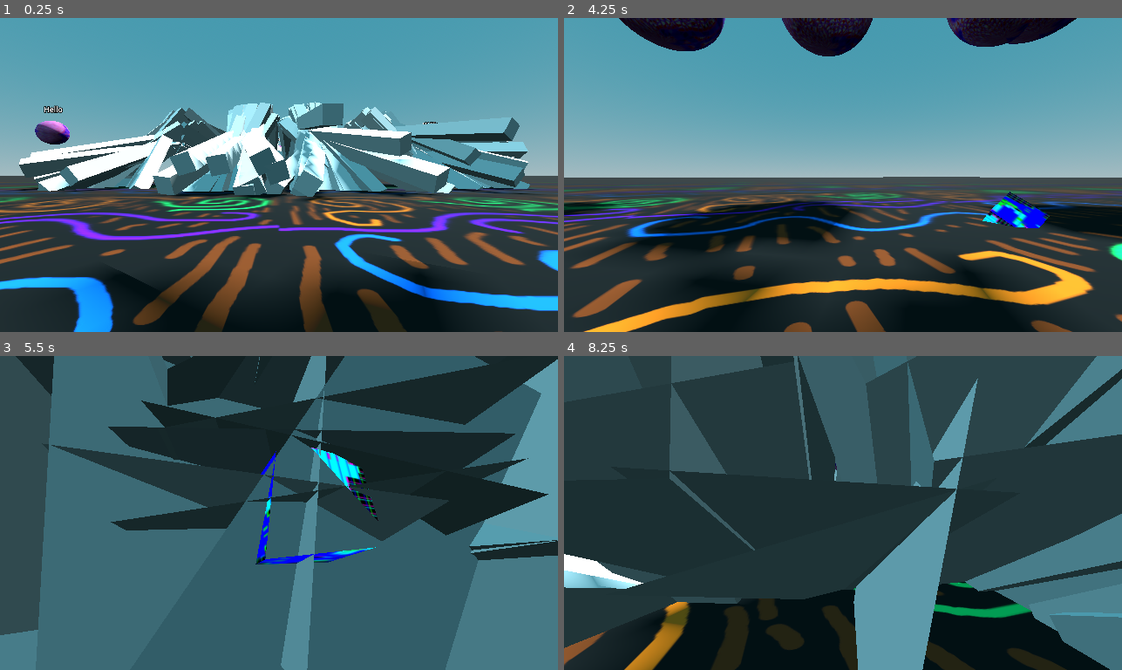
Above: before the commit, frames 1-4 (two rows, left to right).
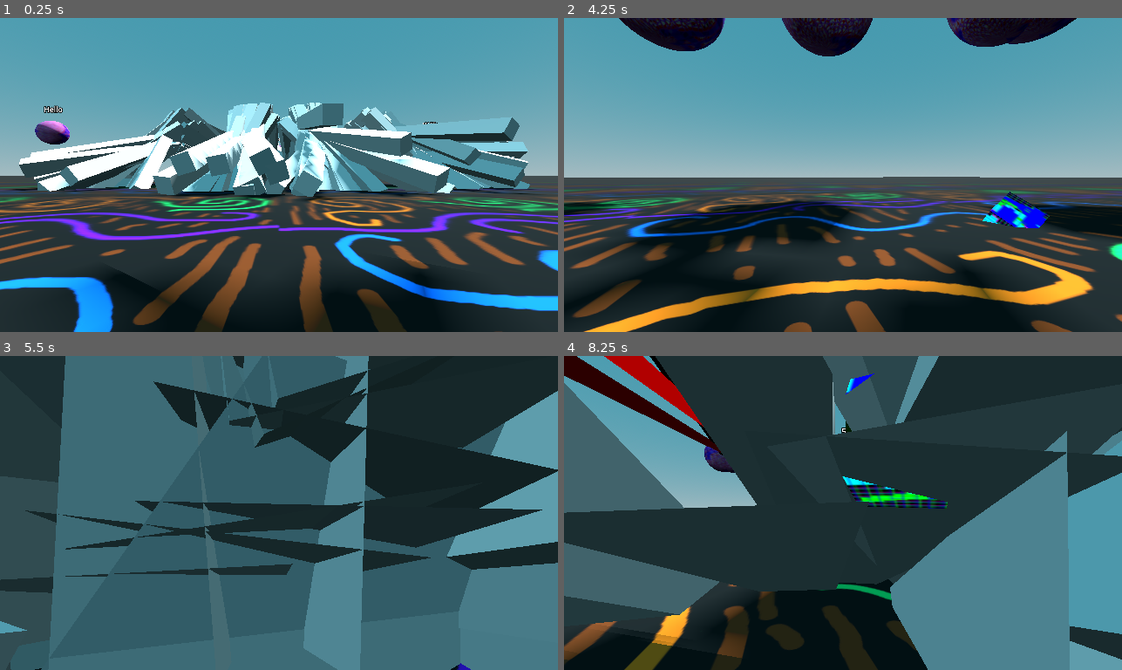
Above: after the commit, the same moments.

Repository: officialErnests/de-ai-ed
Game: Godot game, scene res://scenes/main.tscn
Two runs of this game, one before a commit and one after it. Both use one fixed random seed, a clock stepped at 60 frames per second and the inputs below.
Inputs (mouse positions are in pixels of both pictures, inside the frame that each line leads up to):
- Up to frame 1 (0.25 s): no input
- Up to frame 2 (4.25 s): tap Enter at 0.5 s; move the mouse to (870, 175) at 0.52 s; press the mouse at (870, 175) at 0.53 s; hold W (movement_forward) 0.53-1.25 s; release the mouse at (870, 175) at 1.25 s; drag from (731, 190) to (815, 237) at 1.27 s; move the mouse to (898, 105) at 2.02 s; hold D (movement_right) 2.03-2.75 s; hold Mouse wheel down (scroll_down) 2.03-2.75 s; drag from (815, 237) to (675, 127) at 2.77 s; move the mouse to (1010, 222) at 3.52 s; press the mouse at (1010, 222) at 3.53 s; hold A (movement_left) from 3.53 s (still down)
- Up to frame 3 (5.5 s): release A (movement_left) at 4.25 s; release the mouse at (446, 560) at 4.25 s; drag from (111, 465) to (195, 434) at 4.27 s; tap Space at 5 s; move the mouse to (306, 513) at 5.02 s; hold S (movement_backward) from 5.03 s (still down); hold Mouse wheel down (scroll_down) from 5.03 s (still down); click (306, 513) at 5.17 s
- Up to frame 4 (8.25 s): release S (movement_backward) at 5.75 s; release Mouse wheel down (scroll_down) at 5.75 s; drag from (759, 434) to (731, 528) at 5.77 s; move the mouse to (965, 497) at 6.52 s; press the mouse at (965, 497) at 6.53 s; hold W (movement_forward) 6.53-7.25 s; release the mouse at (965, 497) at 7.25 s; drag from (731, 528) to (815, 575) at 7.27 s; move the mouse to (898, 443) at 8.02 s; hold S (movement_backward) from 8.03 s (still down); hold Mouse wheel down (scroll_down) from 8.03 s (still down)

The runs differ from the first frame. In frame 1, 0.4% of the frame differs, in the area x 2-95%, y 26-57%; in frame 2, 1.1%; in frame 3, 36%; in frame 4, 56%, in the area x 0-100%, y 0-100%.

Commit message:
distance check :DD

Diff:
--- a/scenes/spider.tscn
+++ b/scenes/spider.tscn
@@ -12,11 +12,12 @@
 height = 0.5
 
 [sub_resource type="StandardMaterial3D" id="StandardMaterial3D_k5hg5"]
+resource_local_to_scene = true
 shading_mode = 0
 albedo_color = Color(1, 0.5176471, 0, 1)
 
 [sub_resource type="BoxMesh" id="BoxMesh_d613k"]
-size = Vector3(0.1, 0.1, 0.1)
+size = Vector3(0.05, 0.05, 0.05)
 
 [sub_resource type="StandardMaterial3D" id="StandardMaterial3D_yavc1"]
 
@@ -482,9 +483,11 @@
 radius = 0.05
 height = 0.8
 
-[node name="Spider" type="Node3D" node_paths=PackedStringArray("goal")]
+[node name="Spider" type="Node3D" node_paths=PackedStringArray("goal", "text", "line")]
 script = ExtResource("1_algeo")
 goal = NodePath("Goal")
+text = NodePath("Goal/Label3D")
+line = NodePath("Goal/MeshInstance3D")
 
 [node name="Goal" type="MeshInstance3D" parent="."]
 transform = Transform3D(1, 0, 0, 0, 1, 0, 0, 0, 1, 0, 1, 0)
@@ -762,10 +765,10 @@
 shape = SubResource("BoxShape3D_5iqwl")
 
 [node name="Physical Bone Leg_FL_l" type="PhysicalBone3D" parent="Skeleton3D/PhysicalBoneSimulator3D" groups=["Movable"]]
-transform = Transform3D(0.72792345, 0.46938565, 0.49980453, 0.02996188, 0.7064692, -0.70710933, -0.68500346, 0.5296965, 0.5001918, -0.73749995, 0.33587578, -0.4874999)
+transform = Transform3D(0.72792345, 0.46938565, 0.4998046, 0.029961886, 0.7064692, -0.70710933, -0.6850035, 0.5296965, 0.5001918, -0.73749995, 0.33587578, -0.4874999)
 joint_type = 5
-joint_offset = Transform3D(1, 0, 0, 0, 1, 0, 0, 0, 1, 0.00012993584, -3.831347e-06, 0.47500002)
-body_offset = Transform3D(0.6429592, 0.76590055, -0.0001696404, -0.00027355552, 8.106232e-06, -1.0000001, -0.7659005, 0.6429591, 0.00021466613, -2.9802322e-08, 0.47500014, 1.4901161e-08)
+joint_offset = Transform3D(1, 0, 0, 0, 1, 0, 0, 0, 1, 0.00012995578, -3.829612e-06, 0.47500002)
+body_offset = Transform3D(0.6429591, 0.76590055, -0.00016967021, -0.00027358532, 8.106232e-06, -1.0000001, -0.76590043, 0.6429591, 0.00021469593, -2.9802322e-08, 0.47500014, 1.4901161e-08)
 bone_name = "Leg_FL.l"
 joint_constraints/x/linear_limit_enabled = true
 joint_constraints/x/linear_limit_upper = 0.0
@@ -1132,10 +1135,10 @@
 shape = SubResource("CapsuleShape3D_c7em6")
 
 [node name="Physical Bone Leg_MbU_l" type="PhysicalBone3D" parent="Skeleton3D/PhysicalBoneSimulator3D" groups=["Movable"]]
-transform = Transform3D(0.98275197, 0.13828163, -0.12278782, -0.011135772, 0.7070192, 0.7071067, 0.1845932, -0.6935431, 0.6963644, 0.3280421, 0.3181982, -1.2597282)
+transform = Transform3D(0.98275197, 0.13828163, -0.12278781, -0.011135772, 0.7070192, 0.7071067, 0.1845932, -0.6935431, 0.6963644, 0.3280421, 0.3181982, -1.2597282)
 joint_type = 5
-joint_offset = Transform3D(1, 0, 0, 0, 1, 0, 0, 0, 1, -3.224577e-08, 2.381889e-07, 0.5)
-body_offset = Transform3D(0.25881916, -0.9659257, 2.3841858e-07, 1.3411045e-07, -1.7881393e-07, -0.9999998, 0.96592593, 0.25881913, 5.820766e-08, 1.1920929e-07, 0.4999999, -5.9604645e-08)
+joint_offset = Transform3D(1, 0, 0, 0, 1, 0, 0, 0, 1, -2.8647417e-08, 2.3915308e-07, 0.5)
+body_offset = Transform3D(0.25881916, -0.9659257, 2.3841858e-07, 1.3411045e-07, -1.7881393e-07, -0.9999998, 0.96592593, 0.25881913, 5.075708e-08, 1.1920929e-07, 0.4999999, -5.9604645e-08)
 bone_name = "Leg_MbU.l"
 joint_constraints/x/linear_limit_enabled = true
 joint_constraints/x/linear_limit_upper = 0.0
@@ -1206,10 +1209,10 @@
 shape = SubResource("CapsuleShape3D_c7em6")
 
 [node name="Physical Bone Leg_MfL_l" type="PhysicalBone3D" parent="Skeleton3D/PhysicalBoneSimulator3D" groups=["Movable"]]
-transform = Transform3D(0.9780143, 0.16855639, 0.12278812, -0.032958146, 0.7063384, -0.70710677, -0.2059173, 0.68751365, 0.6963643, -0.20832476, 0.33587748, -0.5807731)
+transform = Transform3D(0.9780143, 0.16855639, 0.1227881, -0.032958146, 0.7063384, -0.70710677, -0.2059173, 0.68751365, 0.6963643, -0.20832476, 0.33587748, -0.5807731)
 joint_type = 5
-joint_offset = Transform3D(1, 0, 0, 0, 1, 0, 0, 0, 1, 3.630545e-07, -1.1324876e-06, 0.47500134)
-body_offset = Transform3D(0.5000003, -0.86602557, 0, 4.4703484e-08, 5.9604645e-08, -1.0000002, 0.8660254, 0.5000003, 5.9604645e-08, -1.1622906e-06, 0.47500145, 2.2351742e-07)
+joint_offset = Transform3D(1, 0, 0, 0, 1, 0, 0, 0, 1, 3.569247e-07, -1.1360265e-06, 0.47500134)
+body_offset = Transform3D(0.5000003, -0.86602557, 0, 4.4703484e-08, 5.9604645e-08, -1.0000002, 0.8660254, 0.5000003, 7.4505806e-08, -1.1622906e-06, 0.47500145, 2.2351742e-07)
 bone_name = "Leg_MfL.l"
 joint_constraints/x/linear_limit_enabled = true
 joint_constraints/x/linear_limit_upper = 0.0
@@ -1428,10 +1431,10 @@
 shape = SubResource("CapsuleShape3D_c7em6")
 
 [node name="Physical Bone Leg_FU_r" type="PhysicalBone3D" parent="Skeleton3D/PhysicalBoneSimulator3D" groups=["Movable"]]
-transform = Transform3D(-0.7090169, -0.4972879, 0.49999985, 0.002708912, 0.7071011, 0.70710725, -0.70518637, 0.50270545, -0.49999952, -1.2249994, 0.31819797, 0.97500026)
+transform = Transform3D(-0.7090169, -0.4972879, 0.49999982, 0.002708912, 0.7071011, 0.70710725, -0.70518637, 0.50270545, -0.49999952, -1.2249994, 0.31819797, 0.97500026)
 joint_type = 5
-joint_offset = Transform3D(1, 0, 0, 0, 1, 0, 0, 0, 1, 5.9635136e-07, -1.3295731e-07, 0.49999994)
-body_offset = Transform3D(0.9063078, 0.42261782, -1.4901161e-08, -3.874302e-07, 8.940697e-07, -1, -0.4226179, 0.9063079, 7.4505806e-07, -4.7683716e-07, 0.49999994, 0)
+joint_offset = Transform3D(1, 0, 0, 0, 1, 0, 0, 0, 1, 6.098564e-07, -1.2665983e-07, 0.49999994)
+body_offset = Transform3D(0.9063078, 0.42261782, -4.4703484e-08, -3.874302e-07, 8.940697e-07, -1, -0.4226179, 0.9063079, 7.4505806e-07, -4.7683716e-07, 0.49999994, 0)
 bone_name = "Leg_FU.r"
 joint_constraints/x/linear_limit_enabled = true
 joint_constraints/x/linear_limit_upper = 0.0
@@ -1502,10 +1505,10 @@
 shape = SubResource("CapsuleShape3D_c7em6")
 
 [node name="Physical Bone Leg_BL_r" type="PhysicalBone3D" parent="Skeleton3D/PhysicalBoneSimulator3D" groups=["Movable"]]
-transform = Transform3D(-0.72431505, -0.47473025, -0.499999, 0.024957392, 0.7066661, -0.70710695, 0.6890174, -0.5246468, -0.5000008, 0.7375001, 0.33587572, 0.4874999)
+transform = Transform3D(-0.72431505, -0.47473025, -0.49999902, 0.024957392, 0.7066661, -0.70710695, 0.6890174, -0.5246468, -0.50000083, 0.7375001, 0.33587572, 0.4874999)
 joint_type = 5
-joint_offset = Transform3D(1, 0, 0, 0, 1, 0, 0, 0, 1, 6.3075487e-07, 9.987078e-08, 0.475)
-body_offset = Transform3D(0.17364812, -0.98480785, -1.4901161e-07, -1.3411045e-06, -1.4901161e-07, -1, 0.98480797, 0.17364815, -1.2814999e-06, 5.9604645e-08, 0.475, -2.9802322e-08)
+joint_offset = Transform3D(1, 0, 0, 0, 1, 0, 0, 0, 1, 6.1435566e-07, 1.11353636e-07, 0.475)
+body_offset = Transform3D(0.17364812, -0.98480785, -1.1920929e-07, -1.3411045e-06, -1.4901161e-07, -1, 0.98480797, 0.17364815, -1.2516975e-06, 5.9604645e-08, 0.475, -2.9802322e-08)
 bone_name = "Leg_BL.r"
 joint_constraints/x/linear_limit_enabled = true
 joint_constraints/x/linear_limit_upper = 0.0
@@ -1576,10 +1579,10 @@
 shape = SubResource("CapsuleShape3D_c7em6")
 
 [node name="Physical Bone Leg_BU_r" type="PhysicalBone3D" parent="Skeleton3D/PhysicalBoneSimulator3D" groups=["Movable"]]
-transform = Transform3D(-0.70036596, 0.50939894, -0.50000024, 0.009444355, 0.7070445, 0.70710605, 0.7137215, 0.49051082, -0.50000083, 1.2250001, 0.3181979, 0.9750002)
+transform = Transform3D(-0.70036596, 0.50939894, -0.5000003, 0.009444355, 0.7070445, 0.70710605, 0.7137215, 0.4905108, -0.50000083, 1.2250001, 0.3181979, 0.9750002)
 joint_type = 5
-joint_offset = Transform3D(1, 0, 0, 0, 1, 0, 0, 0, 1, 6.944756e-08, 5.058376e-07, 0.5000003)
-body_offset = Transform3D(-0.6427877, -0.76604414, 9.834766e-07, -5.066395e-07, -8.791685e-07, -0.9999999, 0.7660443, -0.6427877, 3.054738e-07, -5.9604645e-08, 0.50000024, 1.1920929e-07)
+joint_offset = Transform3D(1, 0, 0, 0, 1, 0, 0, 0, 1, 9.227746e-08, 4.866811e-07, 0.50000036)
+body_offset = Transform3D(-0.6427877, -0.7660442, 9.834766e-07, -5.066395e-07, -8.6426735e-07, -0.9999999, 0.7660443, -0.6427877, 2.4586916e-07, -5.9604645e-08, 0.50000024, 1.1920929e-07)
 bone_name = "Leg_BU.r"
 joint_constraints/x/linear_limit_enabled = true
 joint_constraints/x/linear_limit_upper = 0.0
@@ -1650,10 +1653,10 @@
 shape = SubResource("CapsuleShape3D_c7em6")
 
 [node name="Physical Bone Leg_MbL_r" type="PhysicalBone3D" parent="Skeleton3D/PhysicalBoneSimulator3D" groups=["Movable"]]
-transform = Transform3D(-0.988315, -0.090314806, -0.12278756, 0.023268193, 0.7067238, -0.7071068, 0.15063912, -0.7017013, -0.6963642, 0.2083242, 0.33587572, 0.580773)
+transform = Transform3D(-0.988315, -0.090314806, -0.122787565, 0.023268193, 0.7067238, -0.7071069, 0.15063912, -0.7017013, -0.6963643, 0.2083242, 0.33587572, 0.580773)
 joint_type = 5
-joint_offset = Transform3D(1, 0, 0, 0, 1, 0, 0, 0, 1, 1.0033603e-07, 4.4849678e-08, 0.47499996)
-body_offset = Transform3D(-0.25881976, -0.9659256, 2.0861626e-07, -2.0861626e-07, -8.940697e-08, -1, 0.9659255, -0.2588197, -1.6391277e-07, -2.9802322e-08, 0.47499996, -7.450581e-09)
+joint_offset = Transform3D(1, 0, 0, 0, 1, 0, 0, 0, 1, 8.983529e-08, 3.300788e-08, 0.47500002)
+body_offset = Transform3D(-0.25881976, -0.9659256, 1.7881393e-07, -2.0861626e-07, -8.940697e-08, -0.9999999, 0.9659255, -0.2588197, -1.4901161e-07, -2.9802322e-08, 0.47499996, -7.450581e-09)
 bone_name = "Leg_MbL.r"
 joint_constraints/x/linear_limit_enabled = true
 joint_constraints/x/linear_limit_upper = 0.0
@@ -1724,10 +1727,10 @@
 shape = SubResource("CapsuleShape3D_c7em6")
 
 [node name="Physical Bone Leg_MbU_r" type="PhysicalBone3D" parent="Skeleton3D/PhysicalBoneSimulator3D" groups=["Movable"]]
-transform = Transform3D(-0.9827517, 0.13828138, -0.12278986, 0.011134132, 0.7070193, 0.70710665, 0.18459448, 0.6935431, -0.6963641, 0.32804227, 0.318198, 1.2597282)
+transform = Transform3D(-0.9827518, 0.1382814, -0.122789845, 0.011134148, 0.7070193, 0.70710665, 0.1845945, 0.6935431, -0.6963641, 0.32804227, 0.318198, 1.2597282)
 joint_type = 5
-joint_offset = Transform3D(1, 0, 0, 0, 1, 0, 0, 0, 1, -1.051797e-06, 1.7384042e-07, 0.49999994)
-body_offset = Transform3D(-0.25881904, -0.9659258, -2.0861626e-07, 2.0861626e-06, -3.2782555e-07, -1.0000001, 0.96592575, -0.25881907, 2.121902e-06, 0, 0.5, 0)
+joint_offset = Transform3D(1, 0, 0, 0, 1, 0, 0, 0, 1, -1.0589936e-06, 1.7576878e-07, 0.4999999)
+body_offset = Transform3D(-0.25881904, -0.9659258, -2.0861626e-07, 2.0861626e-06, -3.5762787e-07, -1.0000001, 0.9659257, -0.25881904, 2.1368032e-06, 0, 0.5, 0)
 bone_name = "Leg_MbU.r"
 joint_constraints/x/linear_limit_enabled = true
 joint_constraints/x/linear_limit_upper = 0.0
@@ -1872,10 +1875,10 @@
 shape = SubResource("CapsuleShape3D_c7em6")
 
 [node name="Physical Bone Leg_MfU_r" type="PhysicalBone3D" parent="Skeleton3D/PhysicalBoneSimulator3D" groups=["Movable"]]
-transform = Transform3D(-0.9850555, -0.120783575, 0.12278858, 0.0014393724, 0.70710564, 0.70710653, -0.17223135, 0.6967159, -0.69636446, -0.32804242, 0.31819814, 1.2597282)
+transform = Transform3D(-0.9850555, -0.12078359, 0.12278857, 0.0014393724, 0.70710564, 0.7071066, -0.17223135, 0.69671595, -0.6963644, -0.32804242, 0.31819814, 1.2597282)
 joint_type = 5
-joint_offset = Transform3D(1, 0, 0, 0, 1, 0, 0, 0, 1, 3.5017766e-07, 2.3841817e-07, 0.50000006)
-body_offset = Transform3D(-1.4305115e-06, -0.99999976, 4.7683716e-07, -7.748604e-07, -5.9604645e-07, -0.9999999, 1, -1.4007092e-06, -7.003546e-07, 0, 0.5, 0)
+joint_offset = Transform3D(1, 0, 0, 0, 1, 0, 0, 0, 1, 3.4645245e-07, 2.8312172e-07, 0.50000006)
+body_offset = Transform3D(-1.4305115e-06, -0.9999997, 5.662441e-07, -7.748604e-07, -6.2584877e-07, -0.9999999, 1, -1.4007092e-06, -6.92904e-07, 0, 0.5, 0)
 bone_name = "Leg_MfU.r"
 joint_constraints/x/linear_limit_enabled = true
 joint_constraints/x/linear_limit_upper = 0.0
--- a/scripts/agent.gd
+++ b/scripts/agent.gd
@@ -1,8 +1,11 @@
 extends Node3D
 
-@export var goal := Node3D
+@export var goal: Node3D
+@export var text: Label3D
+@export var line: MeshInstance3D
 @onready var spider_skel = $Skeleton3D/PhysicalBoneSimulator3D
 @onready var spider = spider_skel.spider
+var prev_range = INF
 
 
 # Called when the node enters the scene tree for the first time.
@@ -25,9 +28,20 @@
 			res.append(rVector3D())
 			res.append(rVector3D())
 		spider.setVel(res)
+		updateVisualisation()
 
 func rVector3D():
 	return Vector3(randf_range(-1, 1), randf_range(-1, 1), randf_range(-1, 1))
 
 func genGoal():
 	goal.global_position = spider_skel.global_position * Vector3(1, 0, 1) + Vector3(0, 1, 0) + Vector3(randf_range(-1, 1), 0, randf_range(-1, 1)).normalized() * 5
+
+func updateVisualisation():
+	var distance = goal.global_position.distance_to(spider_skel.global_position)
+	# line.material_override.albedo_color = Color(prev_range - distance, distance - prev_range, 0, 1)
+	line.material_override.albedo_color = Color((prev_range - distance) * 10, (distance - prev_range) * 10, 0, 1)
+	prev_range = distance
+	text.text = str(round(distance * 10) / 10)
+	line.scale = Vector3(1, 1, distance * 20)
+	line.global_position = (goal.global_position + spider_skel.global_position) / 2
+	line.look_at(spider_skel.global_position, Vector3.UP)
--- a/scripts/spiders_skeleton.gd
+++ b/scripts/spiders_skeleton.gd
@@ -12,7 +12,7 @@
 
 func _ready() -> void:
 	physical_bones_start_simulation()
-	spider = Spider.new(get_children().filter(func(x): return x is PhysicalBone3D))
+	spider = Spider.new(get_children().filter(func(x): return x is PhysicalBone3D), self)
 
 
 func _physics_process(delta: float) -> void:
@@ -31,7 +31,9 @@
 	var leg_base_bones = []
 	var leg_upper_bones = []
 	var velocity_set = false
-	func _init(p_bones) -> void:
+	var skeleton_main_node
+	func _init(p_bones, p_main) -> void:
+		skeleton_main_node = p_main
 		for x in range(p_bones.size() / 2.0):
 			if x == 0:
 				bone_base = Leg_bone.new(p_bones[x], null, null)
@@ -48,6 +50,7 @@
 			))
 
 	func getData():
+		skeleton_main_node.global_position = bone_base.bone.global_position
 		var result = []
 		var t_bone_direction = Vector3(bone_base.bone.transform.basis.x.dot(bone_base_start_transform.basis.x),
 				bone_base.bone.transform.basis.y.dot(bone_base_start_transform.basis.y),
